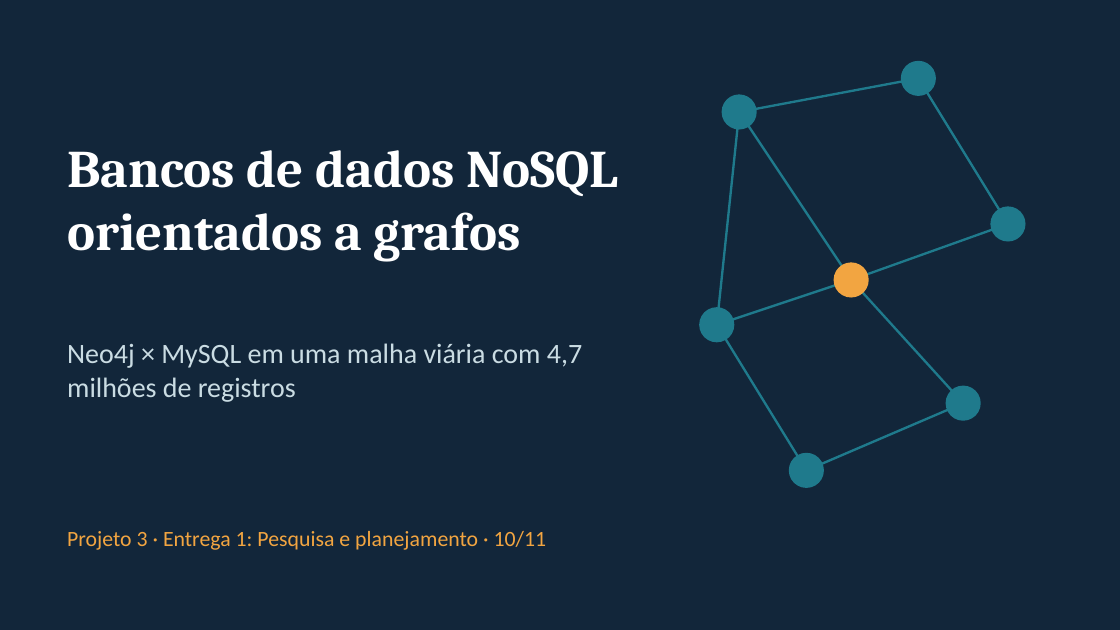
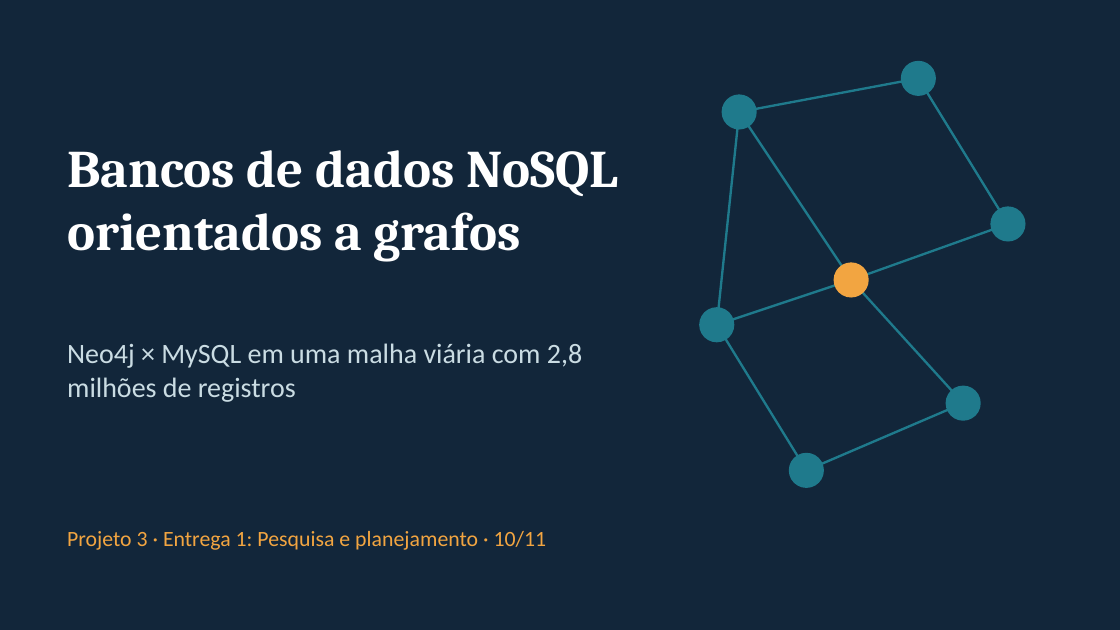
Before and after one commit to Sofyaolvs/projeto3-nosql-grafos, a slide deck: slide 1 of Entrega1-Projeto3-NoSQL-Grafos.pptx. Drawn at 1120x630 pixels with LibreOffice and Linux fonts; fonts in the diff are those of the drawing. Boxes give left, top, right and bottom in pixels: in the first picture for what was removed or moved away, otherwise in the second. Text is boxed around its words. In the diff, an @@ line names an element or a change of style, - is before the commit and + after.

```diff
--- a/Entrega1-Projeto3-NoSQL-Grafos.pptx
+++ b/Entrega1-Projeto3-NoSQL-Grafos.pptx
@@ text at bbox=[67, 343, 582, 402]: text changed @@
-Neo4j × MySQL em uma malha viária com 4,7 milhões de registros
+Neo4j × MySQL em uma malha viária com 2,8 milhões de registros
```
Also in this commit, not shown: 7 other slides changed, 2 slides added, 28 other files.
